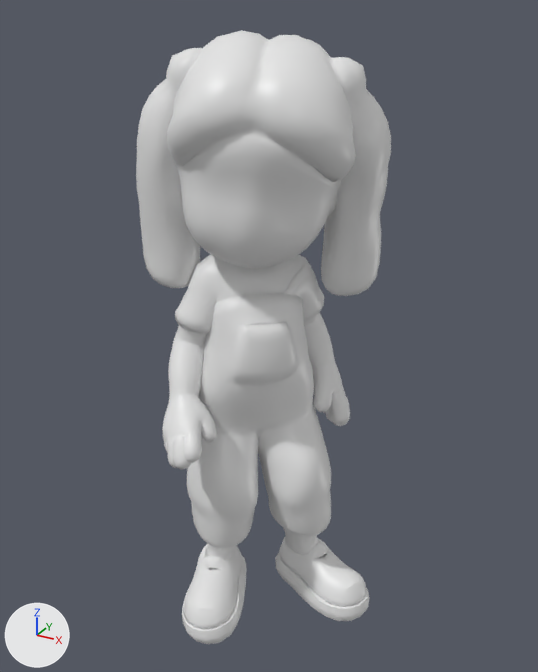
An edit to the FBX model TheMusicBox/Assets/Characters/c01s01r01p08.fbx, drawn before and after from the same camera.
The view is the same before and after, from a camera (50 mm lens) standing at (-1.013, -2.198, 1.671) and looking at (-1.898, -0.589, 0.866). Every picture has the same lights, and +X, +Y and +Z are marked at lower left. The first picture is the older version. Where no turn or scale is listed for an object, it has been applied to the vertices.

Names of what the first picture shows: 'Arms.021'.
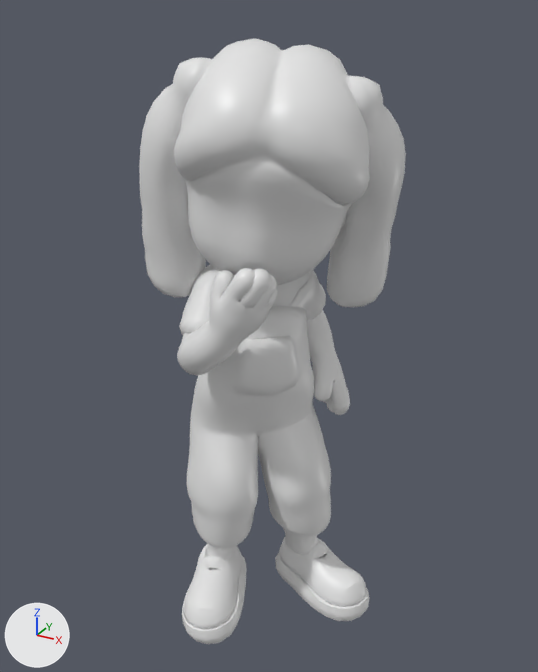
Scene script edits in JSON lines:
```json
{"block": "me_mesh_158", "where": "# used by ob_arms_021; location = (-1.91, -0.596, 0.676)"}
{"op": "remove", "block": "me_mesh_158", "code": "me_mesh_158.from_pydata(...)  # 24109 vertices, 24020 faces; spans x -0.32..0.33, y -0.31..0.26, z -0.69..0.95"}
{"op": "add", "block": "me_mesh_158", "code": "me_mesh_158.from_pydata(...)  # 24109 vertices, 24020 faces; spans x -0.31..0.31, y -0.28..0.26, z -0.71..0.91"}
{"block": "me_mesh_158", "change": "me_mesh_158 part 1: the loose piece of 546 vertices spanning x -0.05..0.09, y -0.01..0.14, z 0.26..0.38 is multiplied about its middle by the matrix ((0.99, -0.012, 0.087), (0.023, 0.986, -0.124), (-0.084, 0.126, 0.982)), then moved by (0.0, -0.01, -0.03)"}
{"block": "me_mesh_158", "change": "me_mesh_158 part 2: the loose piece of 1014 vertices spanning x -0.01..0.33, y -0.04..0.18, z -0.67..-0.5 is moved by (-0.03, 0.02, -0.02)"}
{"block": "me_mesh_158", "change": "me_mesh_158 part 3: 13898 of 24109 vertices moved; they spanned x -0.32..0.27, y -0.31..0.26, z -0.43..0.95 and now span x -0.31..0.31, y -0.28..0.26, z -0.45..0.91; mean shift (0.02, -0.01, 0.02); largest move (-0.11, -0.28, -0.1) -> (0.11, -0.18, 0.42)"}
{"block": "me_mesh_158", "change": "other edits to the shape of me_mesh_158 do not show in these pictures"}
{"op": "set", "path": "ob_arms_021.location", "old": "(-1.91, -0.596, 0.676)", "new": "(-1.878, -0.619, 0.7)"}
```

Pixel boxes (x1, y1, x2, y2) of what changed, in the pictures (538 x 672 px; the box of a moved part takes in the faces that stretch with it):
```json
{"object": "Arms.021", "change": "reshaped, moved", "before": [136, 30, 391, 644], "after": [139, 38, 406, 644]}
{"part": 1, "of": "me_mesh_158", "change": "moved or reshaped", "before": [284, 261, 312, 295], "after": [290, 270, 318, 307]}
{"part": 2, "of": "me_mesh_158", "change": "moved or reshaped", "before": [275, 536, 369, 621], "after": [275, 536, 369, 621]}
{"part": 3, "of": "me_mesh_158", "change": "moved or reshaped", "before": [136, 30, 391, 519], "after": [139, 38, 406, 519]}
```
